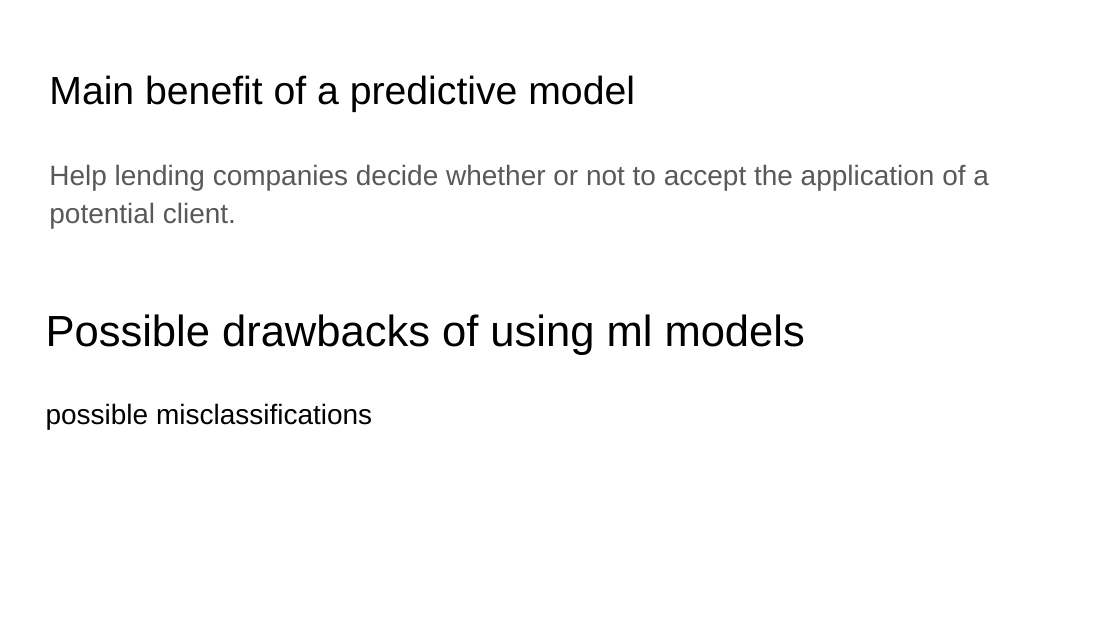
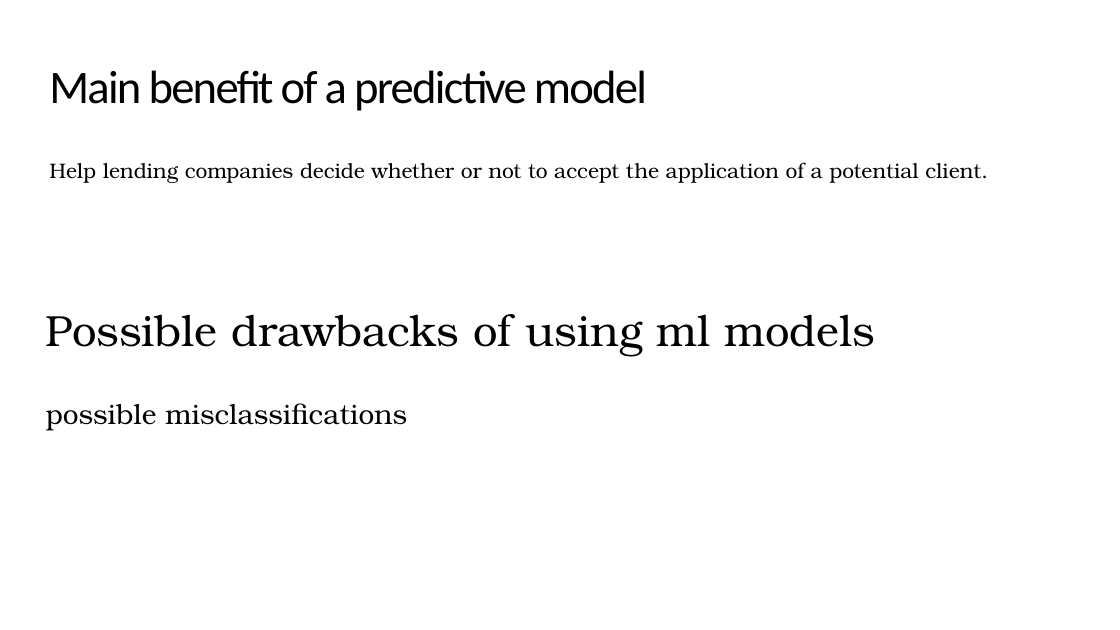
Before and after one commit to mathisme/ThinkfulSLCap, a slide deck: slide 2 of Capstone2.pptx. Drawn at 1120x630 pixels with LibreOffice and Linux fonts; fonts in the diff are those of the drawing. Boxes give left, top, right and bottom in pixels: in the first picture for what was removed or moved away, otherwise in the second. Text is boxed around its words. In the diff, an @@ line names an element or a change of style, - is before the commit and + after.

```diff
--- a/Capstone2.pptx
+++ b/Capstone2.pptx
@@ title "Main benefit of a predictive ..." at bbox=[49, 70, 647, 111]: size 25.2 to 30 pt, font Arial to Calibri, letter spacing 0 to -1.1 pt; line spacing 1 to 0.85 @@
@@ text "Help lending companies decide whether ..." at bbox=[49, 162, 988, 183]: size 18 to 13.5 pt, font Arial to TeX Gyre Bonum, text colour #595959 to #000000; line spacing 1.15 to 1.2 @@
@@ text "Possible drawbacks of using ml ..." at bbox=[46, 314, 876, 357]: font Arial to TeX Gyre Bonum @@
@@ text "possible misclassifications" at bbox=[46, 403, 407, 431]: font Arial to TeX Gyre Bonum @@
```
Also in this commit, not shown: 18 other slides changed.
